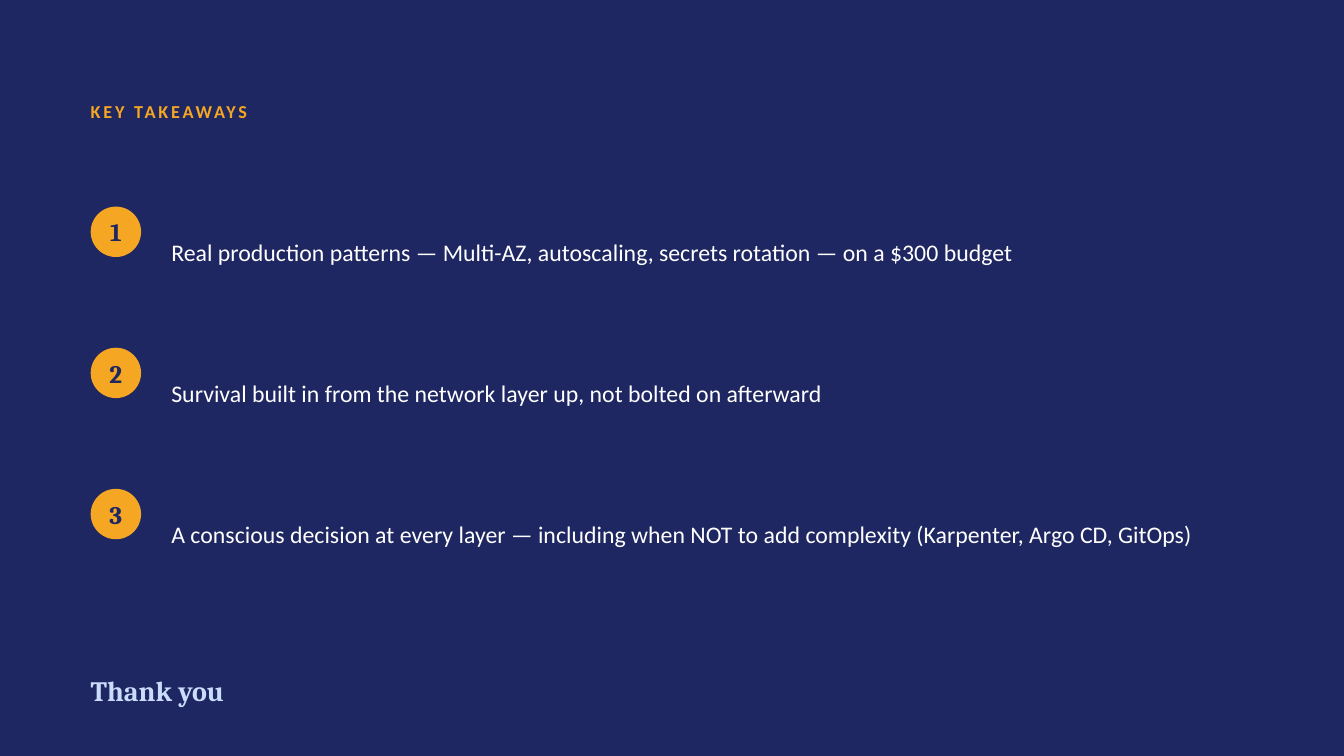
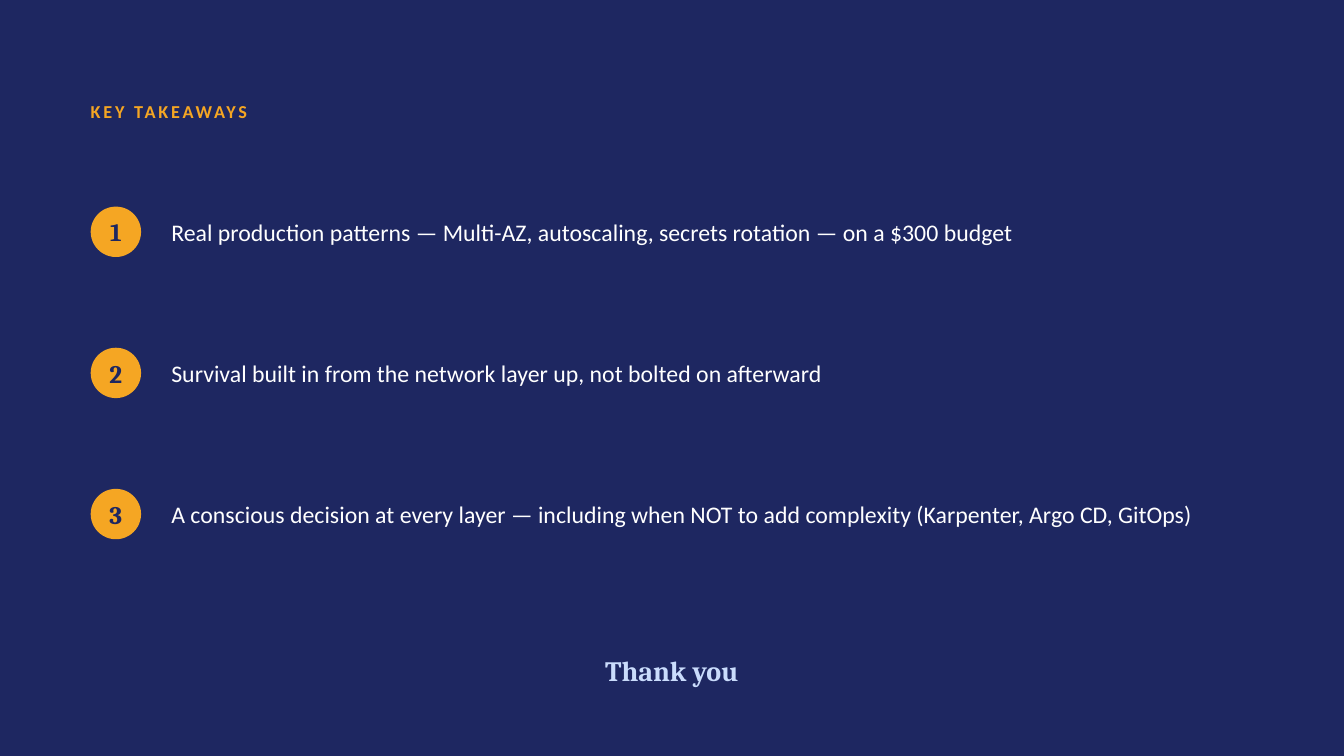
Before and after one commit to rotemamt/statuspage-on-aws-eks, a slide deck: slide 15 of Status-Page-Presentation.pptx. Drawn at 1344x756 pixels with LibreOffice and Linux fonts; fonts in the diff are those of the drawing. Boxes give left, top, right and bottom in pixels: in the first picture for what was removed or moved away, otherwise in the second. Text is boxed around its words. In the diff, an @@ line names an element or a change of style, - is before the commit and + after.

```diff
--- a/Status-Page-Presentation.pptx
+++ b/Status-Page-Presentation.pptx
@@ text "Real production patterns — Multi-AZ, ...": place and size @@
-text "Real production patterns — Multi-AZ, ..." at (171,244,1012,265)
+text "Real production patterns — Multi-AZ, ..." at (171,224,1012,245)
@@ text "Survival built in from the ...": place and size @@
-text "Survival built in from the ..." at (171,385,822,406)
+text "Survival built in from the ..." at (171,365,822,386)
@@ text "A conscious decision at every ...": place and size @@
-text "A conscious decision at every ..." at (171,526,1191,547)
+text "A conscious decision at every ..." at (171,506,1191,527)
@@ text "Thank you": place and size @@
-text "Thank you" at (91,681,224,707)
+text "Thank you" at (605,661,739,687)
@@ text "Thank you" at (605,661,739,687): alignment left to centre @@
```
Also in this commit, not shown: 12 other slides changed, 1 slide added, 1 slide removed, 3 other files.
